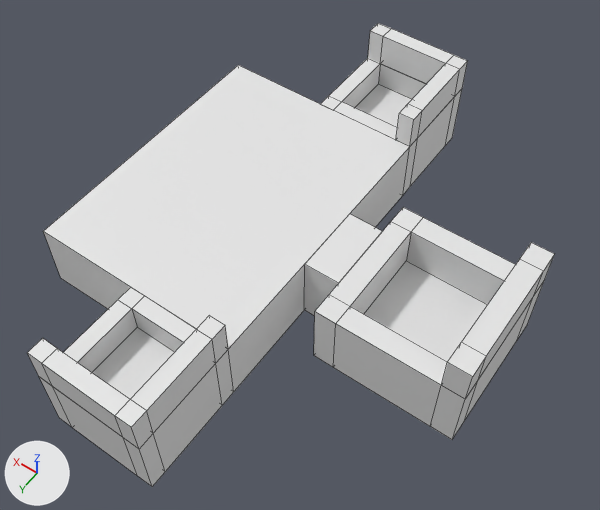
The FBX model Assets/Scenes/Chang/Arena/NewArena.fbx: old version first, new version second.
Camera for both pictures: a camera (50 mm lens) standing at (-10.13, 11.18, 17.26) and looking at (-2.42, 0.39, 0.29). Arrows for +X, +Y and +Z are at lower left; the lights stay in place. Mesh edges are drawn as thin lines. Where no turn or scale is listed for an object, it has been applied to the vertices.

Names of what the first picture shows: 'CenterPlatform', 'LeftFence', 'LeftTrapPlatform', 'LeftTrapPlatform.001', 'RightFence', 'TopBridge', 'TopFence', 'TopPlatform'.
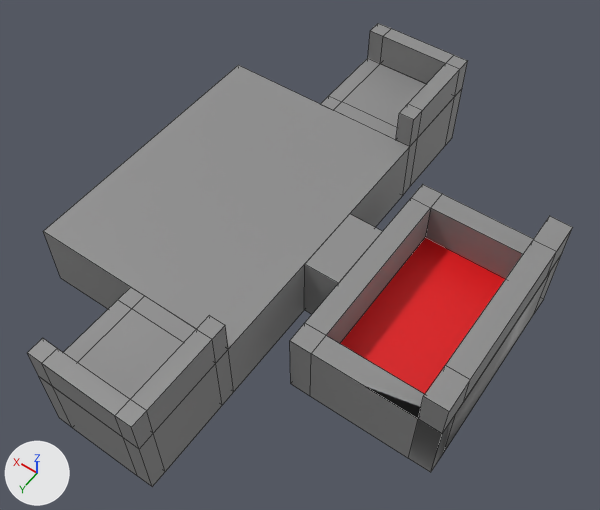
Where the newer file only moved an object's origin or applied its transform, the numbers keep the older frame.

The change, as a list of edits to the scene's bpy script:
```text
Add mat_grey:
    mat_grey = principled_material('Grey')
    mat_grey.base_color = (0.27, 0.27, 0.27)  # grey #8e8e8e
Add mat_yellow:
    mat_yellow = principled_material('Yellow')
    mat_yellow.base_color = (0.8, 0.772, 0.247)  # yellow #e7e488
Add mat_red:
    mat_red = principled_material('Red')
    mat_red.base_color = (0.8, 0.0, 0.00286)  # red #e70009
Change me_cube:
    where me_cube.from_pydata(...)  # 8 vertices, 6 faces; spans x -3.0..3.0, y -4.0..4.0, z -1.0..1.0
    add me_cube.materials.append(mat_grey)  # grey #8e8e8e
Change me_cube_012:
    where me_cube_012.from_pydata(...)  # 24 vertices, 19 faces; spans x -1.5..1.5, y -1.5..1.5, z 1.0..2.0
    add me_cube_012.materials.append(mat_grey)  # grey #8e8e8e
Change me_cube_013:
    where me_cube_013.from_pydata(...)  # 24 vertices, 19 faces; spans x -1.5..1.5, y -1.5..1.5, z 1.0..2.0
    add me_cube_013.materials.append(mat_grey)  # grey #8e8e8e
Change me_cube_006:
    used by ob_topplatform; location = (-6.0, 0.0, 0.0)
    remove me_cube_006.from_pydata(...)  # 36 vertices, 31 faces; spans x -2.0..2.0, y -2.0..2.0, z -1.0..1.0
    add me_cube_006.from_pydata(...)  # 36 vertices, 35 faces; spans x -2.0..2.0, y -3.0..3.0, z -1.0..1.0
    me_cube_006 part 3: the whole mesh is rebuilt
    add me_cube_006.materials.append(mat_grey)  # grey #8e8e8e
    add me_cube_006.materials.append(mat_red)  # red #e70009
Change me_cube_017:
    where me_cube_017.from_pydata(...)  # 36 vertices, 34 faces; spans x -1.5..1.5, y -1.5..1.5, z -1.0..1.0
    used by ob_lefttrapplatform_001; location = (-1.5, 5.5, 0.0)
    me_cube_017 part 1: 33 of the faces centred in x -1.5..1.5, y -1.5..1.5, z -1.0..1.0 switch from no material to mat_grey (grey #8e8e8e)
    me_cube_017 part 2: the 1 face centred in x 0.0, y 0.0, z 0.2 switches from no material to mat_yellow (yellow #e7e488)
    add me_cube_017.materials.append(mat_yellow)  # yellow #e7e488
Change me_cube_011:
    where me_cube_011.from_pydata(...)  # 8 vertices, 6 faces; spans x -0.5..0.5, y -1.0..1.0, z -1.0..1.0
    add me_cube_011.materials.append(mat_grey)  # grey #8e8e8e
Change me_cube_016:
    where me_cube_016.from_pydata(...)  # 36 vertices, 34 faces; spans x -1.5..1.5, y -1.5..1.5, z -1.0..1.0
    used by ob_lefttrapplatform; location = (-1.5, -5.5, 0.0)
    me_cube_016 part 4: 33 of the faces centred in x -1.5..1.5, y -1.5..1.5, z -1.0..1.0 switch from no material to mat_grey (grey #8e8e8e)
    me_cube_016 part 5: the 1 face centred in x 0.0, y 0.0, z 0.2 switches from no material to mat_yellow (yellow #e7e488)
    add me_cube_016.materials.append(mat_yellow)  # yellow #e7e488
Change me_cube_018:
    where me_cube_018.from_pydata(...)  # 16 vertices, 12 faces; spans x -100.0..-70.0, y 100.0..200.0, z -100.0..100.0
    add me_cube_018.materials.append(mat_grey)  # grey #8e8e8e
Add me_cube_004:
    me_cube_004.from_pydata(...)  # a box spanning x -1.05..1.05, y -1.05..1.05, z 0.0..0.8
    me_cube_004.materials.append(mat_grey)  # grey #8e8e8e
Change ob_topfence:
    ob_topfence.scale: (0.02, 0.01, 0.02) -> (0.02, 0.01, 0.03)
Add ob_leftfillplatform:
    ob_leftfillplatform = bpy.data.objects.new('LeftFillPlatform', me_cube_004)
    ob_leftfillplatform.location = (-1.5, -5.5, 0.2)
Add ob_rightfillplatform:
    ob_rightfillplatform = bpy.data.objects.new('RightFillPlatform', me_cube_004.copy())
    ob_rightfillplatform.location = (-1.5, 5.5, 0.2)
```

Pixel boxes [x1, y1, x2, y2] of what changed, in the pictures (600 x 510 px):
'CenterPlatform', recoloured (white to grey)
    both: [43, 65, 410, 391]
'TopPlatform', reshaped (18% wider, 24% taller)
    before: [314, 207, 544, 440]
    after: [290, 184, 562, 472]
'RightFence', recoloured (white to grey)
    both: [27, 315, 228, 449]
'TopFence', recoloured, rescaled (white to grey, 36% wider, 39% taller)
    before: [441, 242, 554, 399]
    after: [418, 216, 572, 434]
'LeftFence', recoloured (white to grey)
    both: [368, 23, 468, 147]
'RightFillPlatform', added
    after: [77, 309, 184, 399]
'TopBridge', recoloured (white to grey)
    both: [304, 214, 382, 316]
'LeftFillPlatform', added
    after: [342, 63, 426, 127]
part 1 of me_cube_017, recoloured
    both: [39, 287, 234, 487]
part 2 of me_cube_017, recoloured
    before: [92, 328, 174, 399]
part 4 of me_cube_016, recoloured (white to grey)
    both: [321, 58, 462, 195]
part 5 of me_cube_016, recoloured
    before: [355, 84, 412, 127]
